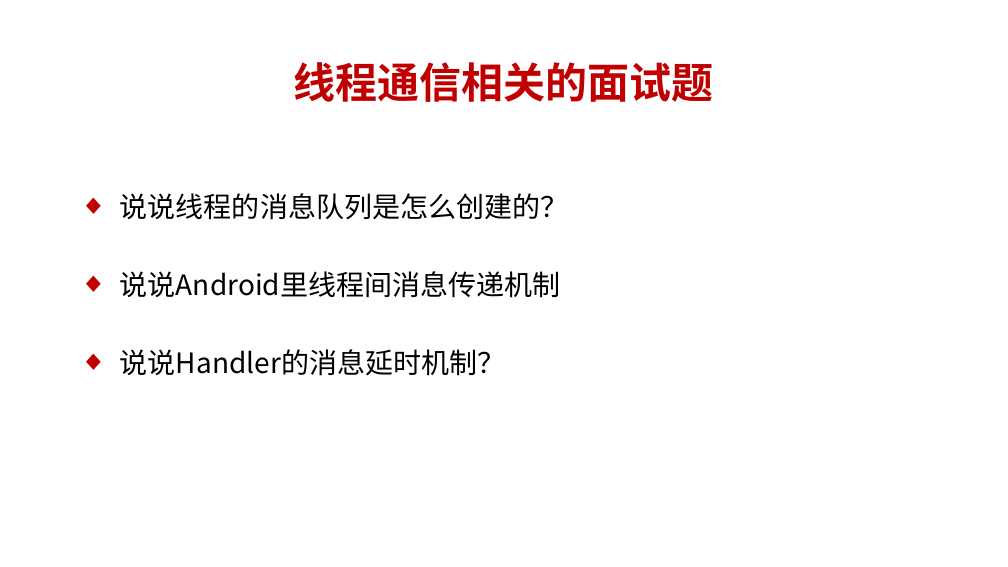
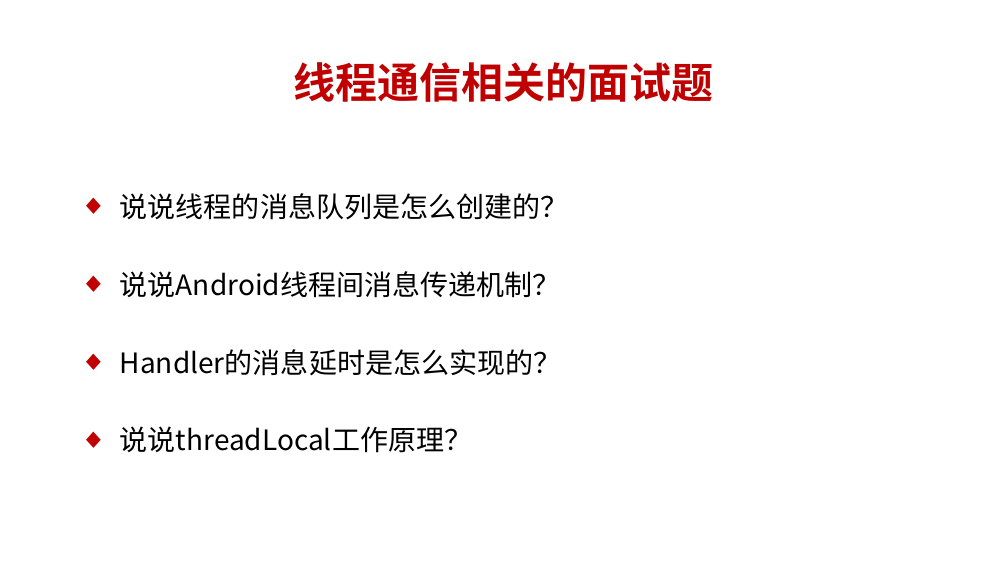
Before and after one commit to dingjikerbo/Android-Interview, a slide deck: slide 2 of Android Framework课程/第10章 线程通信/10.1 说说线程的消息队列是怎么创建的.pptx. Drawn at 1008x567 pixels with LibreOffice and Linux fonts; fonts in the diff are those of the drawing. Boxes give left, top, right and bottom in pixels: in the first picture for what was removed or moved away, otherwise in the second. Text is boxed around its words. In the diff, an @@ line names an element or a change of style, - is before the commit and + after.

```diff
--- a/Android Framework课程/第10章 线程通信/10.1 说说线程的消息队列是怎么创建的.pptx
+++ b/Android Framework课程/第10章 线程通信/10.1 说说线程的消息队列是怎么创建的.pptx
@@ text at box(120, 271, 562, 453): text changed @@
-◆ 说说Android里线程间消息传递机制
-◆ 说说Handler的消息延时机制？
+◆ 说说Android线程间消息传递机制？
+◆ Handler的消息延时是怎么实现的？
+◆ 说说threadLocal工作原理？
```
Also in this commit, not shown: 12 slides added, 1 slide removed, 11 other files.
